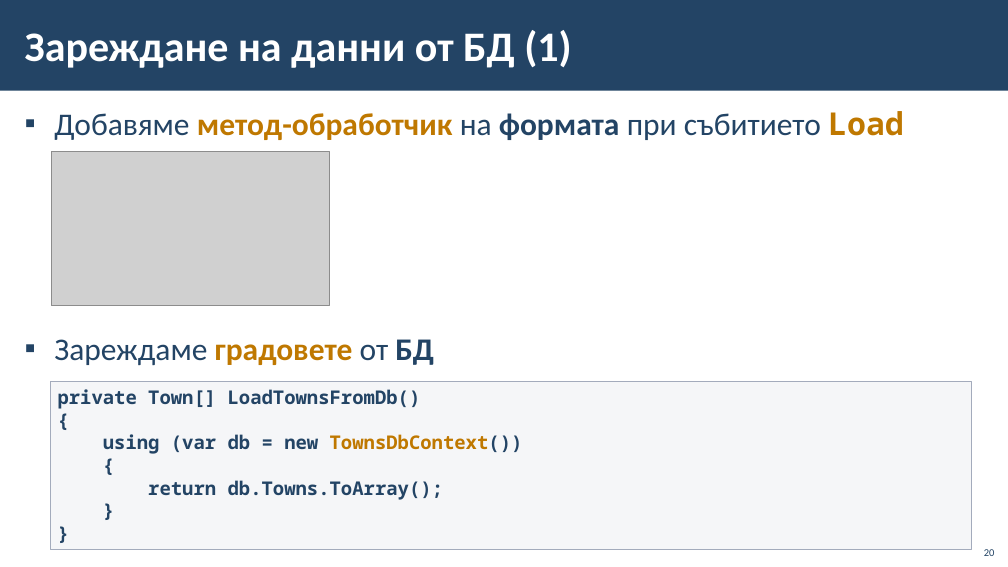
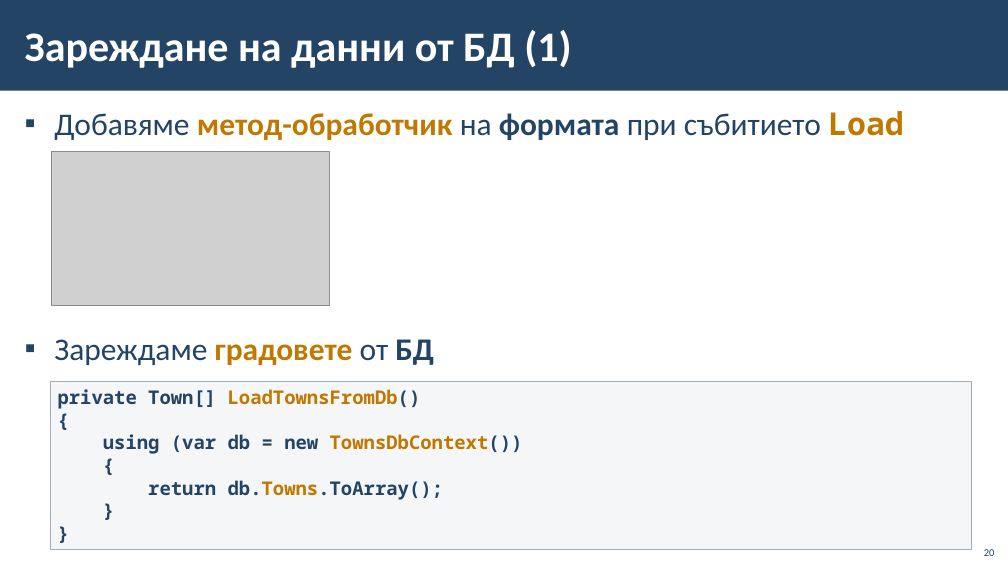
Before and after one commit to BG-IT-Edu/School-Programming, a slide deck: slide 20 of Courses/Software-Sciences/Module-4-Information-Systems-New/06-CRUD-with-EF-and-Windows-Forms/06-CRUD-with-EF-Core-and-Windows-Forms.pptx. Drawn at 1008x567 pixels with LibreOffice and Linux fonts; fonts in the diff are those of the drawing; grey boxes stand for pictures; background and template pictures are left out. Boxes give left, top, right and bottom in pixels: in the first picture for what was removed or moved away, otherwise in the second. Text is boxed around its words. In the diff, an @@ line names an element or a change of style, - is before the commit and + after.

```diff
--- a/Courses/Software-Sciences/Module-4-Information-Systems-New/06-CRUD-with-EF-and-Windows-Forms/06-CRUD-with-EF-Core-and-Windows-Forms.pptx
+++ b/Courses/Software-Sciences/Module-4-Information-Systems-New/06-CRUD-with-EF-and-Windows-Forms/06-CRUD-with-EF-Core-and-Windows-Forms.pptx
@@ text in rectangle at box(58, 389, 443, 500): text colour #234465 to #BF7800 in "LoadTownsFromDb()", "db.Towns.ToArray();" @@
```
Also in this commit, not shown: 1 other slide changed.
